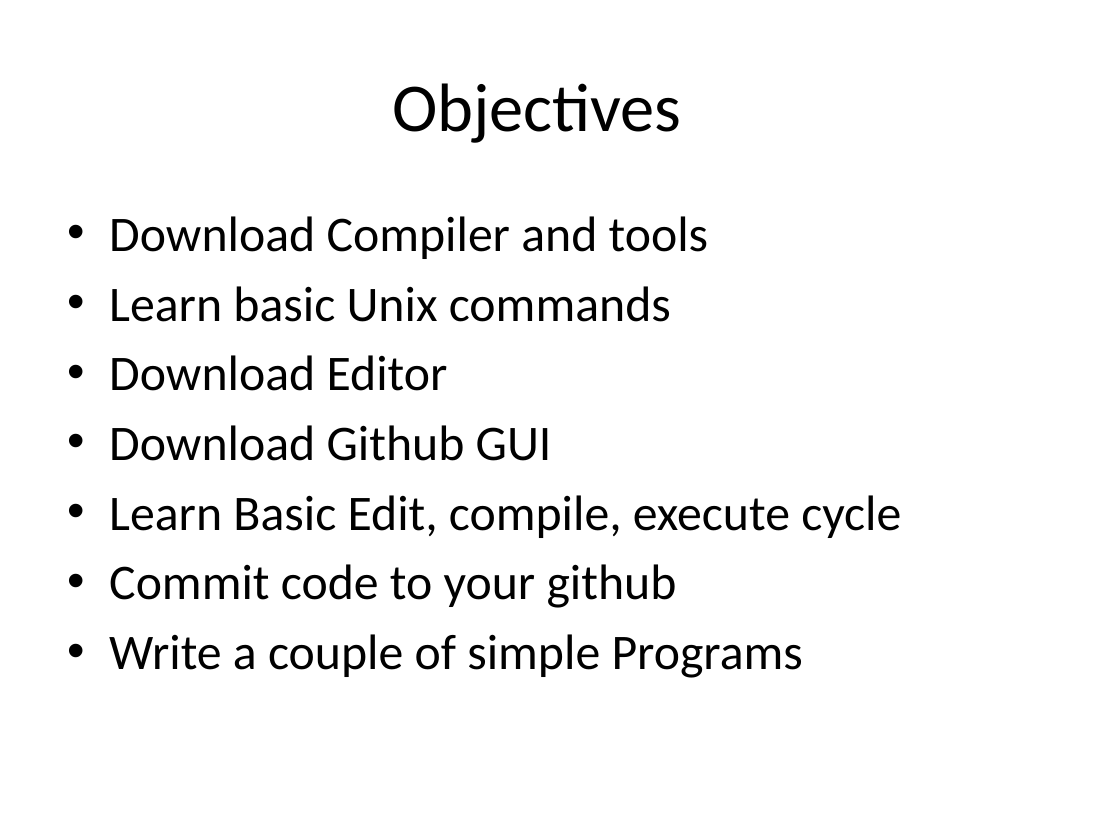
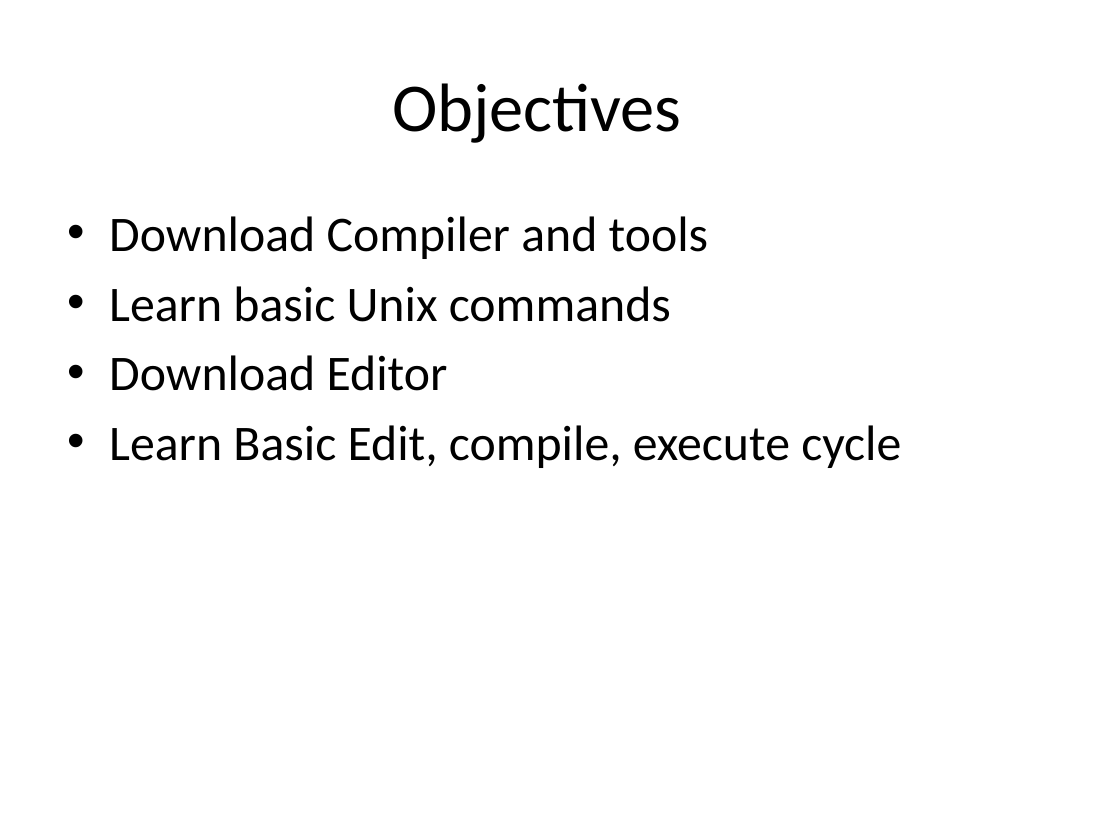
Before and after one commit to kinsidar/Spring2016, a slide deck: slide 2 of Slides/Lab1.pptx. Drawn at 1120x840 pixels with LibreOffice and Linux fonts; fonts in the diff are those of the drawing. Boxes give left, top, right and bottom in pixels: in the first picture for what was removed or moved away, otherwise in the second. Text is boxed around its words. In the diff, an @@ line names an element or a change of style, - is before the commit and + after.

```diff
--- a/Slides/Lab1.pptx
+++ b/Slides/Lab1.pptx
@@ text at (x1=109, y1=425, x2=552, y2=461): paragraph removed @@
-• Download Github GUI
@@ text at (x1=109, y1=564, x2=803, y2=678): paragraphs removed @@
-• Commit code to your github
-• Write a couple of simple Programs
```
Also in this commit, not shown: 5 other slides changed, 11 slides removed.
